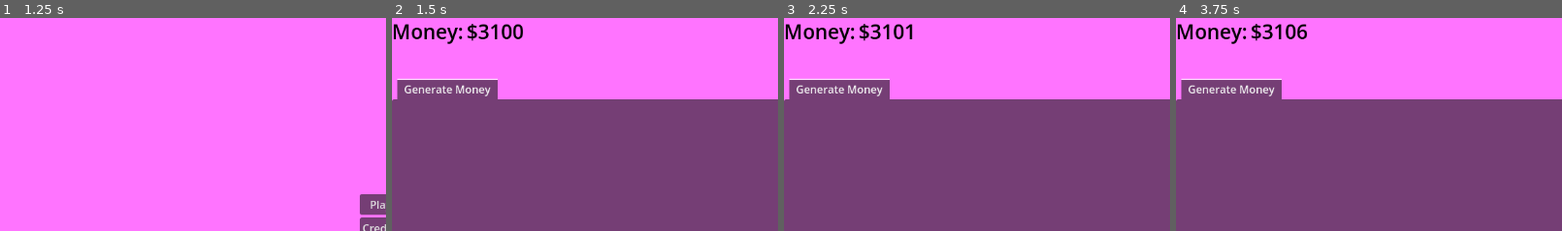
Above: before the commit, frames 1-4 (left to right).
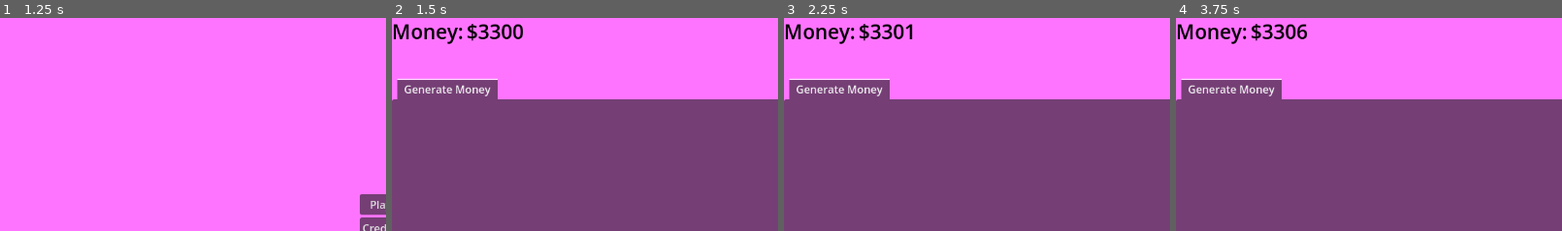
Above: after the commit, the same moments.

Repository: Habidakus/mad-idle-scientist
Game: Godot game, scene res://Scenes/main.tscn
The game is run twice, just before and just after one commit, with the same random seed, the same clock (stepped at 60 frames per second) and the same inputs.
Inputs (mouse positions are % of the whole screen's width and height, from its top left):
- Up to frame 1 (1.25 s): tap Enter at 0.5 s; move the mouse to (72, 44) at 0.52 s; click (72, 44) at 0.67 s
- Up to frame 2 (1.5 s): click "Play" at 1.25 s
- Up to frame 3 (2.25 s): click "Tinker" at 2 s
- Up to frame 4 (3.75 s): click "Put away your tinkering! Beco…" at 2.75 s; click "Code" at 3.5 s
The pictures show only the part of the screen within x 1-51%, y 0-50%; the shares and areas given below are measured in that part.

Frame 1 is identical in both runs. In frame 2, 0.1% of the frame differs, in the area x 25-29%, y 2-10%; in frame 3, 0.1%; in frame 4, 0.1%.

Commit message:
Initial framework for adding lab projects

Diff:
--- a/Scenes/game_state.tscn
+++ b/Scenes/game_state.tscn
@@ -93,10 +93,28 @@
 layout_mode = 2
 size_flags_horizontal = 3
 
+[node name="IdleAttr" type="Label" parent="MarginContainer/VBoxContainer/BlueprintStats"]
+layout_mode = 2
+theme_override_colors/font_color = Color(0, 0, 0, 1)
+theme_override_font_sizes/font_size = 30
+text = "Idle Workers:  "
+
+[node name="ControlDecorator" type="Node" parent="MarginContainer/VBoxContainer/BlueprintStats/IdleAttr"]
+script = ExtResource("2_f1jsb")
+
+[node name="IdleValue" type="Label" parent="MarginContainer/VBoxContainer/BlueprintStats"]
+layout_mode = 2
+theme_override_colors/font_color = Color(0, 0, 0, 1)
+theme_override_font_sizes/font_size = 30
+text = "0"
+
+[node name="ControlDecorator" type="Node" parent="MarginContainer/VBoxContainer/BlueprintStats/IdleValue"]
+script = ExtResource("2_f1jsb")
+
 [node name="TabContainer" type="TabContainer" parent="MarginContainer/VBoxContainer"]
 layout_mode = 2
 size_flags_vertical = 3
-current_tab = 1
+current_tab = 2
 
 [node name="Generate Money" type="Control" parent="MarginContainer/VBoxContainer/TabContainer"]
 visible = false
@@ -193,6 +211,7 @@
 script = ExtResource("2_f1jsb")
 
 [node name="Workshops" type="Control" parent="MarginContainer/VBoxContainer/TabContainer"]
+visible = false
 layout_mode = 2
 metadata/_tab_index = 1
 
@@ -244,14 +263,46 @@
 size_flags_horizontal = 3
 theme = ExtResource("3_yf0vc")
 
-[node name="ScrollContainer" type="ScrollContainer" parent="MarginContainer/VBoxContainer/TabContainer/Workshops/HBoxContainer/MarginContainer2"]
-layout_mode = 2
-
-[node name="ListOfWorkshops" type="GridContainer" parent="MarginContainer/VBoxContainer/TabContainer/Workshops/HBoxContainer/MarginContainer2/ScrollContainer"]
+[node name="VBoxContainer" type="VBoxContainer" parent="MarginContainer/VBoxContainer/TabContainer/Workshops/HBoxContainer/MarginContainer2"]
+layout_mode = 2
+
+[node name="WorkshopPanelLabel" type="Label" parent="MarginContainer/VBoxContainer/TabContainer/Workshops/HBoxContainer/MarginContainer2/VBoxContainer"]
+layout_mode = 2
+text = "Workshops:"
+
+[node name="ControlDecorator" type="Node" parent="MarginContainer/VBoxContainer/TabContainer/Workshops/HBoxContainer/MarginContainer2/VBoxContainer/WorkshopPanelLabel"]
+script = ExtResource("2_f1jsb")
+
+[node name="ScrollContainer" type="ScrollContainer" parent="MarginContainer/VBoxContainer/TabContainer/Workshops/HBoxContainer/MarginContainer2/VBoxContainer"]
+layout_mode = 2
+size_flags_vertical = 3
+
+[node name="VBoxContainer" type="VBoxContainer" parent="MarginContainer/VBoxContainer/TabContainer/Workshops/HBoxContainer/MarginContainer2/VBoxContainer/ScrollContainer"]
+layout_mode = 2
+size_flags_horizontal = 3
+size_flags_vertical = 3
+
+[node name="ListOfWorkshops" type="GridContainer" parent="MarginContainer/VBoxContainer/TabContainer/Workshops/HBoxContainer/MarginContainer2/VBoxContainer/ScrollContainer/VBoxContainer"]
 layout_mode = 2
 size_flags_horizontal = 3
 size_flags_vertical = 3
 columns = 4
+
+[node name="Lab" type="Control" parent="MarginContainer/VBoxContainer/TabContainer"]
+layout_mode = 2
+metadata/_tab_index = 2
+
+[node name="MarginContainer" type="MarginContainer" parent="MarginContainer/VBoxContainer/TabContainer/Lab"]
+layout_mode = 1
+anchors_preset = 15
+anchor_right = 1.0
+anchor_bottom = 1.0
+grow_horizontal = 2
+grow_vertical = 2
+theme = ExtResource("3_yf0vc")
+
+[node name="ListOfLabProjects" type="GridContainer" parent="MarginContainer/VBoxContainer/TabContainer/Lab/MarginContainer"]
+layout_mode = 2
 
 [connection signal="pressed" from="MarginContainer/VBoxContainer/TabContainer/Generate Money/HBoxContainer/Button" to="." method="_on_button_pressed"]
 [connection signal="pressed" from="MarginContainer/VBoxContainer/TabContainer/Generate Money/HBoxContainer/CenterContainer/MarginContainer/UnlockButton" to="." method="_on_unlock_button_pressed"]
--- a/Scripts/StateMachine/StateMachineState_Game.gd
+++ b/Scripts/StateMachine/StateMachineState_Game.gd
@@ -6,6 +6,9 @@
 var money_label : Label = null
 var blueprints_attr : Label = null
 var blueprints_value : Label = null
+var idle_attr : Label = null
+var idle_value : Label = null
+var workshop_panel_label : Label = null
 var main_button : Button = null
 var unlock_button : Button = null
 var augment_button : Button = null
@@ -18,6 +21,7 @@
 var oppossum_value : Label = null
 var generate_money_tab : Control = null
 var workshop_tab : Control = null
+var lab_tab : Control = null
 var tab_container : TabContainer = null
 var main_button_stage : int = 0
 var main_button_stages = {
@@ -54,6 +58,7 @@
 enum TabRef {
 	GENERATE_MONEY_TAB,
 	WORKSHOP_TAB,
+	LAB_TAB,
 }
 enum TabAction {
 	HIDE_TAB,
@@ -85,14 +90,36 @@
 
 func _ready() -> void:
 
+	#-------
+	# Page Frame & Header
+	#-------
 	tab_container = find_tab_container("TabContainer");
 
 	money_label = find_label("MoneyValue")
+
+	oppossum_attr = find_label("OpposumAttr")
+	oppossum_attr.hide()
+	oppossum_value = find_label("OpposumValue")
+	oppossum_value.hide()
+
 	blueprints_attr = find_label("BlueprintAttr")
 	blueprints_attr.hide()
 	blueprints_value = find_label("BlueprintValue")
 	blueprints_value.hide()
 
+	idle_attr = find_label("IdleAttr")
+	idle_attr.hide()
+	idle_value = find_label("IdleValue")
+	idle_value.hide()
+
+	#-------
+	# Money Page
+	#-------
+
+	generate_money_tab = find_control("Generate Money");
+	generate_money_tab.show()
+	change_tab(TabRef.GENERATE_MONEY_TAB, TabAction.SHOW_TAB)
+
 	main_button = find_button("Button")
 	main_button.text = main_button_stages[main_button_stage][0]
 
@@ -104,29 +131,38 @@
 	augment_eta = find_label("AugmentETA")
 	augment_eta.hide()
 
-	oppossum_attr = find_label("OpposumAttr")
-	oppossum_attr.hide()
-	oppossum_value = find_label("OpposumValue")
-	oppossum_value.hide()
+	#-------
+	# Workshop Page
+	#-------
+
+	workshop_tab = find_control("Workshops");
+	change_tab(TabRef.WORKSHOP_TAB, TabAction.HIDE_TAB)
 
 	hire_minion_button = find_button("HireMinion")
 	update_minion_button()
 	build_workshop_button = find_button("BuildWorkshop")
 	update_workshop_button()
 
-	generate_money_tab = find_control("Generate Money");
-	generate_money_tab.show()
-	workshop_tab = find_control("Workshops");
-	change_tab(TabRef.GENERATE_MONEY_TAB, TabAction.SHOW_TAB)
-	change_tab(TabRef.WORKSHOP_TAB, TabAction.HIDE_TAB)
-
 	workshops_button = find_button("WorkshopsButton");
 	workshops_button.hide()
 
+	workshop_panel_label = find_label("WorkshopPanelLabel");
+	workshop_panel_label.hide();
 	list_of_workshops_grid = find_grid_container("ListOfWorkshops");
 	list_of_workshops_grid.hide();
 
-	money = 3100
+	#-------
+	# Labrotory
+	#-------
+
+	lab_tab = find_control("Lab");
+	change_tab(TabRef.LAB_TAB, TabAction.HIDE_TAB)
+
+	#-------
+	# Other
+	#-------
+
+	money = 3300
 
 func get_tab_index(tab: TabRef) -> int:
 	var idx : int = -1;
@@ -135,6 +171,8 @@
 			idx = tab_container.get_tab_idx_from_control(generate_money_tab)
 		TabRef.WORKSHOP_TAB:
 			idx = tab_container.get_tab_idx_from_control(workshop_tab)
+		TabRef.LAB_TAB:
+			idx = tab_container.get_tab_idx_from_control(lab_tab)
 	assert(idx != -1, "Did not find tab %s in %s" % [TabRef.find_key(tab), tab_container.name])
 	return idx
 
@@ -222,11 +260,14 @@
 
 func set_blueprints(new_value : int) -> void:
 	blueprints = new_value
-	if blueprints > 0:
-		blueprints_value.text = "{0}".format([blueprints])
-		if blueprints_attr.hidden:
-			blueprints_value.show()
-			blueprints_attr.show()
+	blueprints_value.text = "{0}".format([blueprints])
+	if blueprints == 0:
+		return
+	if blueprints_attr.hidden:
+		blueprints_value.show()
+		blueprints_attr.show()
+		change_tab(TabRef.LAB_TAB, TabAction.SHOW_TAB)
+		change_tab(TabRef.LAB_TAB, TabAction.HIGHLIGHT_TAB)
 
 func update_minion_button() -> void:
 	hire_minion_button.text = "Hire Minion\n$%.2f" % [cost_to_hire_next_minion]
@@ -329,11 +370,17 @@
 
 func update_all_workshops() -> void:
 	var available_minions : int = get_available_minions()
+	if available_minions > 0 && idle_attr.hidden:
+		idle_attr.show()
+		idle_value.show()
+	idle_value.text = str(available_minions)
 	for workshop in workshop_array:
 		workshop.update_available_minions(available_minions)
 
 func add_workshop() -> void:
-	list_of_workshops_grid.show()
+	if workshop_panel_label.hidden:
+		workshop_panel_label.show()
+		list_of_workshops_grid.show()
 	var workshop : Workshop = Workshop.new()
 	var workshop_name : String = generate_workshop_name()
 	add_child(workshop)
